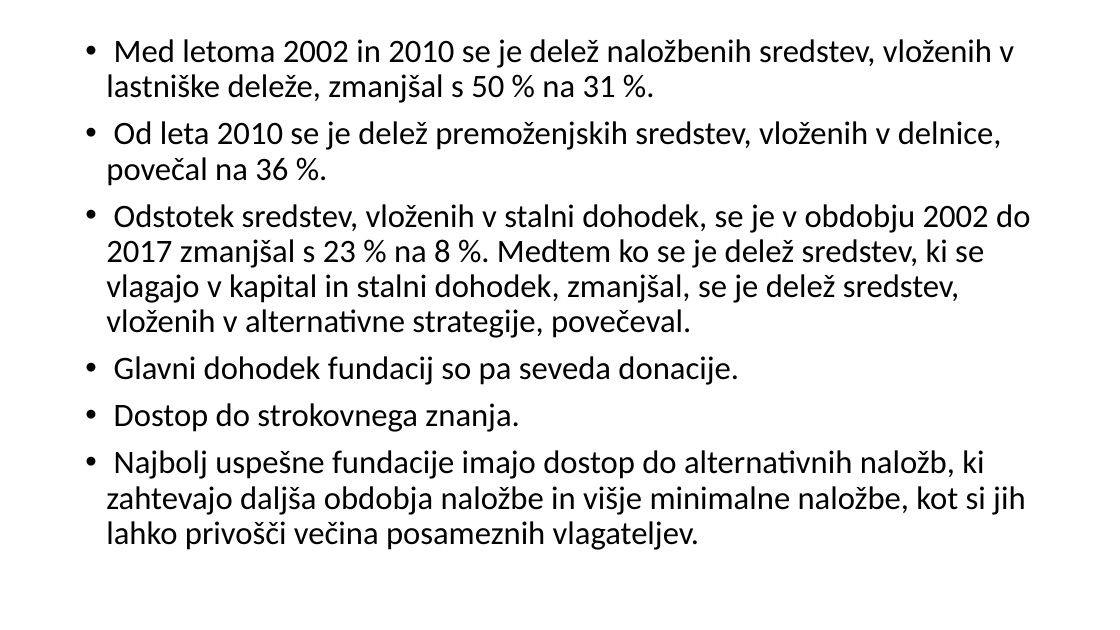
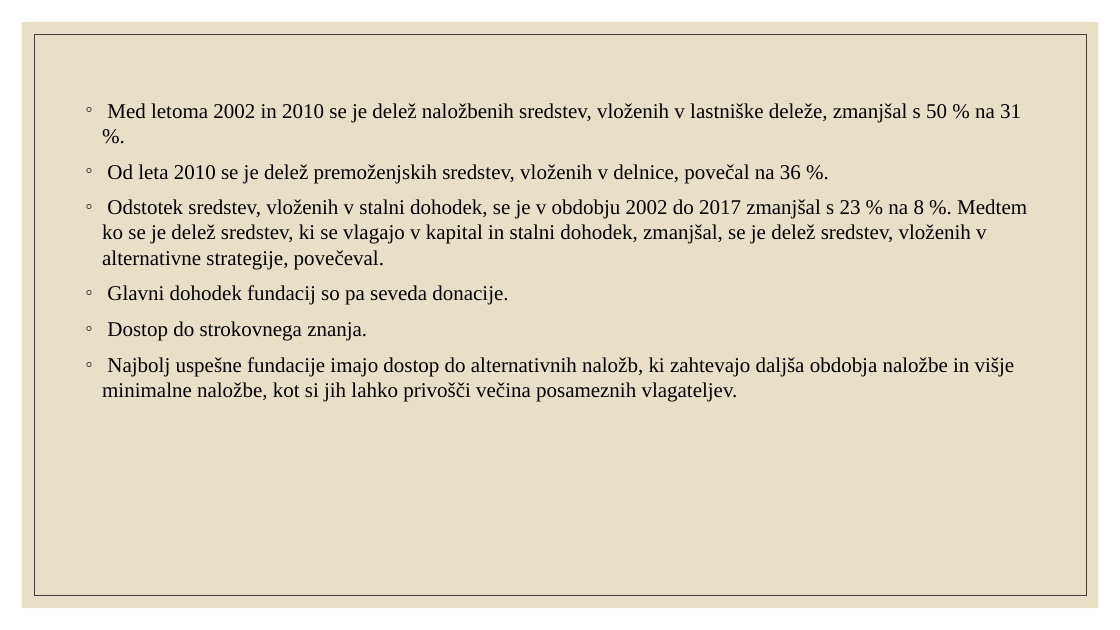
Before and after one commit to ines-silc/FTI-Seminarska-naloga, a slide deck: slide 7 of prosojnice.pptx (slide 4 before the commit). Drawn at 1120x630 pixels with LibreOffice and Linux fonts; fonts in the diff are those of the drawing. Boxes give left, top, right and bottom in pixels: in the first picture for what was removed or moved away, otherwise in the second. Text is boxed around its words. In the diff, an @@ line names an element or a change of style, - is before the commit and + after.

```diff
--- a/prosojnice.pptx
+++ b/prosojnice.pptx
@@ rectangle added at [22, 22, 1099, 608], fill #E7E0C7 @@
@@ rectangle added at [34, 34, 1086, 596], outline #404040 0.5 pt @@
@@ text "Med letoma 2002 in 2010 ...": place and size @@
-text "Med letoma 2002 in 2010 ..." at [106, 39, 1030, 550]
+text "Med letoma 2002 in 2010 ..." at [102, 103, 1027, 402]
@@ text "Med letoma 2002 in 2010 ..." at [102, 103, 1027, 402]: size 28 to 18 pt, font Calibri to Times New Roman; bullet • to ◦; line spacing 0.9 to 1; less space between paragraphs @@
```
Also in this commit, not shown: 5 other slides changed, 5 slides added.
